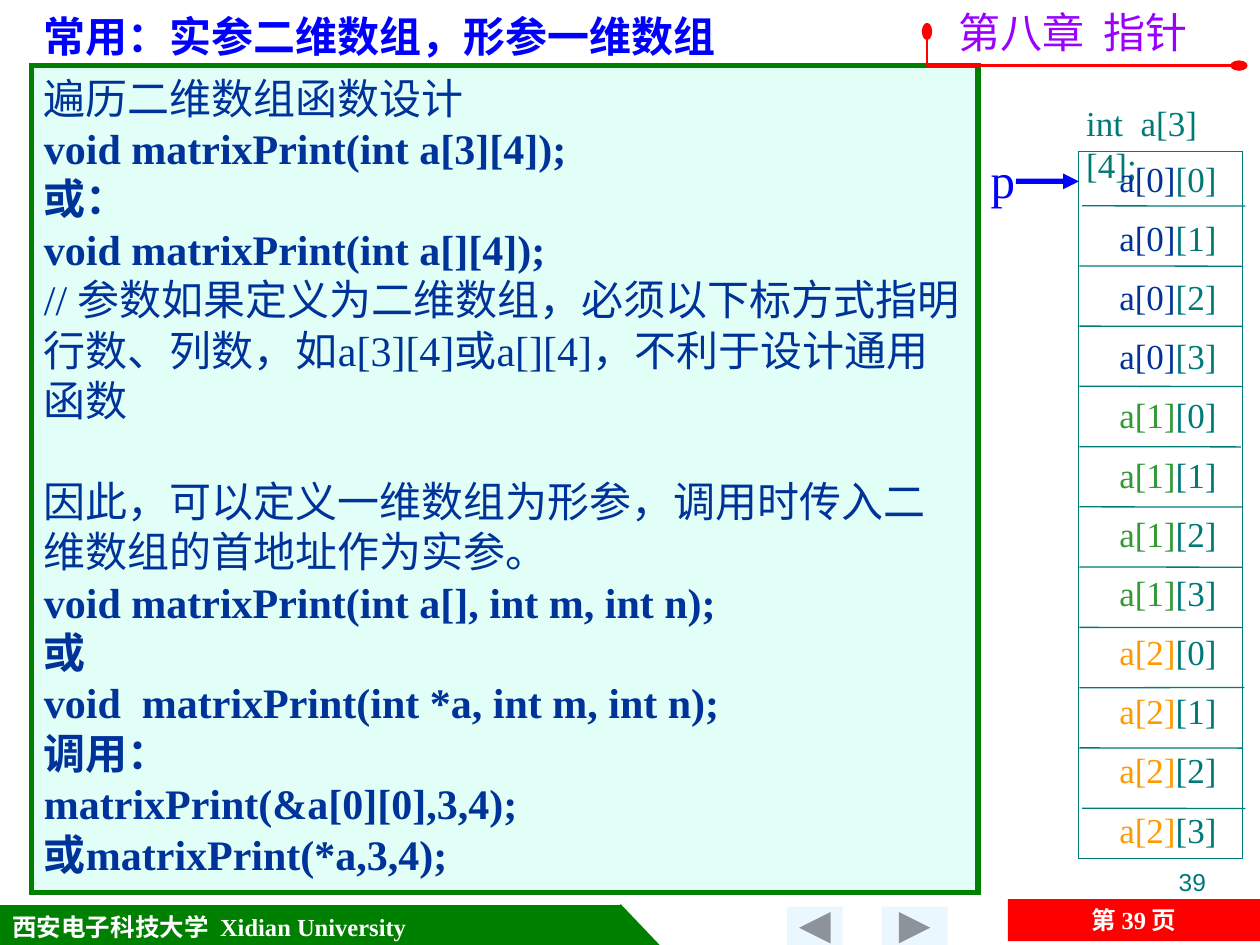
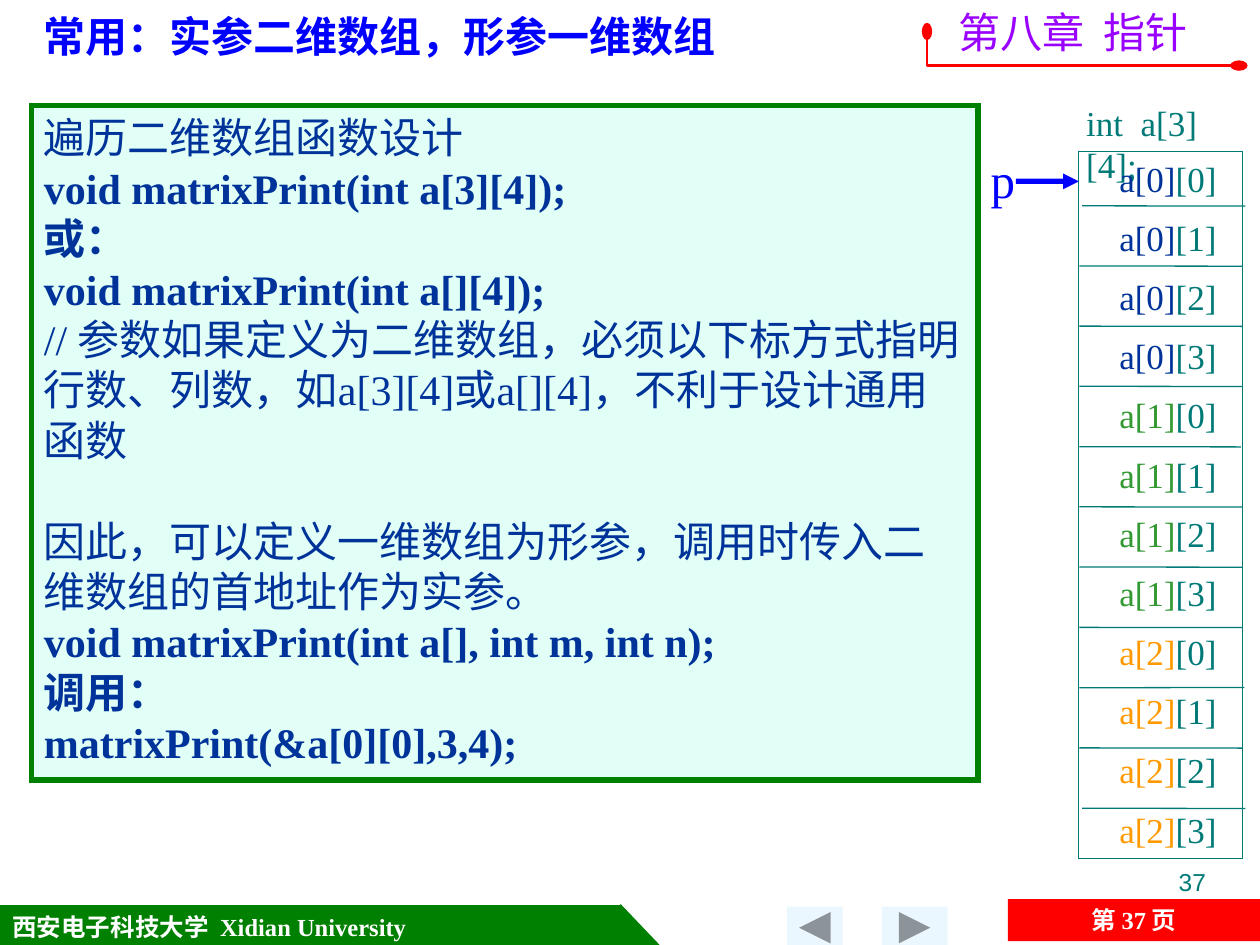
Before and after one commit to jtrfid/C-Repositories, a slide deck: slide 37 of 2016/C语言/课件/第8章 指针.pptx (slide 39 before the commit). Drawn at 1260x945 pixels with LibreOffice and Linux fonts; fonts in the diff are those of the drawing; background and template pictures are left out. Boxes give left, top, right and bottom in pixels: in the first picture for what was removed or moved away, otherwise in the second. Text is boxed around its words. In the diff, an @@ line names an element or a change of style, - is before the commit and + after.

```diff
--- a/2016/C语言/课件/第8章 指针.pptx
+++ b/2016/C语言/课件/第8章 指针.pptx
@@ rectangle "遍历二维数组函数设计": place and size @@
-rectangle "遍历二维数组函数设计" at [32, 66, 978, 892]
+rectangle "遍历二维数组函数设计" at [32, 106, 978, 780]
@@ text in rectangle at [44, 632, 719, 727]: paragraphs removed @@
-或
-void matrixPrint(int *a, int m, int n);
@@ text in rectangle at [44, 827, 448, 879]: paragraph removed @@
-或matrixPrint(*a,3,4);
@@ page number at [1179, 874, 1206, 892]: text changed @@
-39
+37
@@ page number at [1092, 908, 1177, 931]: text changed @@
-第 39 页
+第 37 页
```
Also in this commit, not shown: 3 other slides changed, 1 slide added, 3 slides removed, 4 other files.
